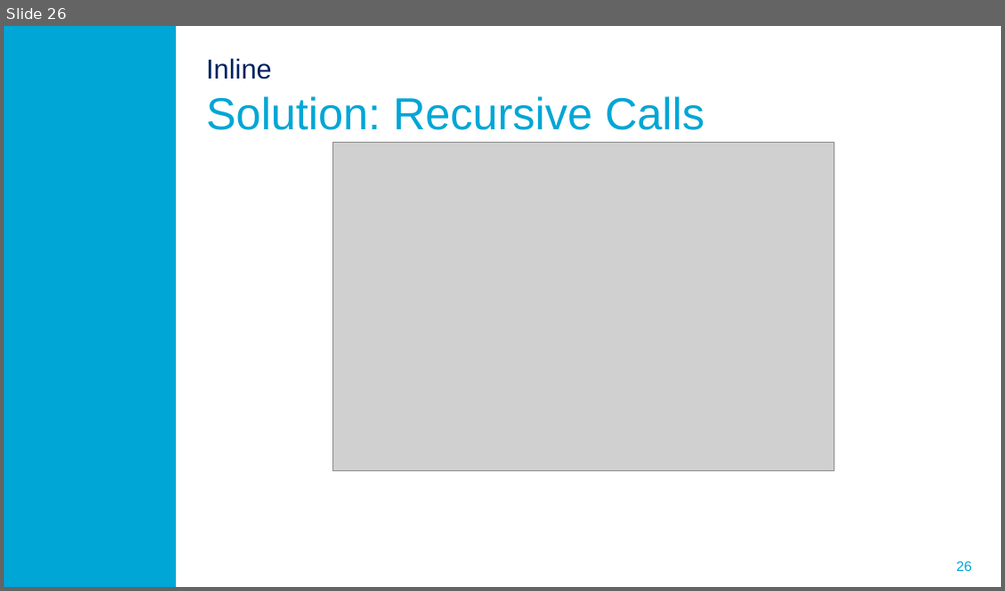
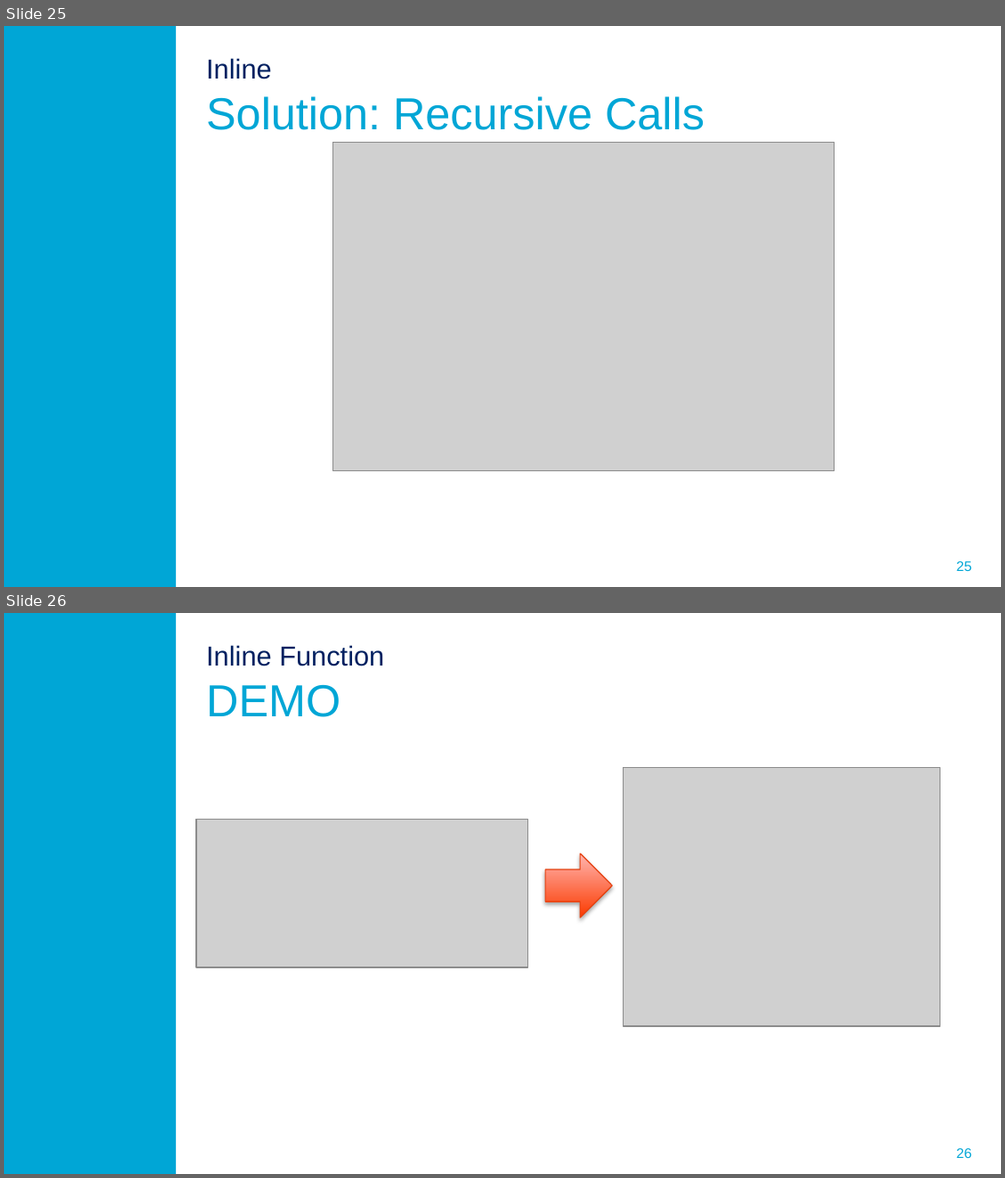
Before and after one commit to ProMisDev/metaborg-tiger, a slide deck: presentation/Misteli_Refactoring_in_Spoofax.pptx. Shown one above the other, each under a label of ours: slide 26 before the commit, slides 25 and 26 after it. The pictures are 1005x591 and 1005x1178 pixels, drawn with LibreOffice and Linux fonts; fonts in the diff are those of the drawing; grey boxes stand for pictures; background and template pictures are left out. Boxes give left, top, right and bottom in pixels: in the first picture for what was removed or moved away, otherwise in the second. Text is boxed around its words. In the diff, an @@ line names an element or a change of style, - is before the commit and + after.

Commit message:
Add slides for inline function

```diff
--- a/presentation/Misteli_Refactoring_in_Spoofax.pptx
+++ b/presentation/Misteli_Refactoring_in_Spoofax.pptx
@@ slide 26 added at (4, 613, 1001, 1174), background #FFFFFF; not listed: 2 template elements that a slide beside it also shows @@
@@ title added at (206, 645, 384, 717), 19.8 pt, text #002060 @@
+Inline Function
+DEMO
@@ picture added at (623, 768, 940, 1026) @@
@@ picture added at (196, 819, 528, 967) @@
@@ right arrow added at (545, 853, 612, 917), fill gradient #FC3A00 to #FFB6B1, outline #E64210 0.75 pt @@
@@ what was slide 26 is now slide 25 @@
@@ page number at (956, 561, 971, 571): text changed @@
-26
+25
```
Also in this commit, not shown: 6 slides changed, 1 slide removed, 3 other files.
